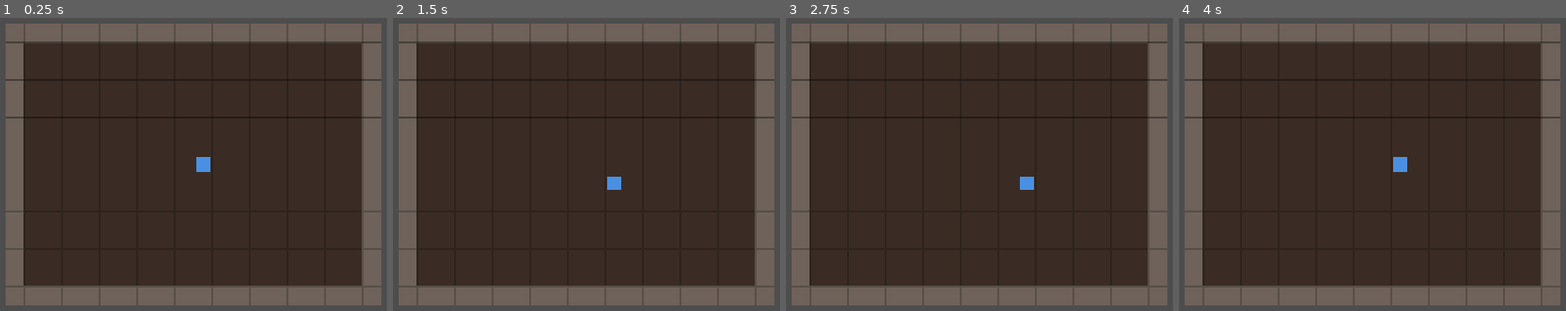
Above: before the commit, frames 1-4 (left to right).
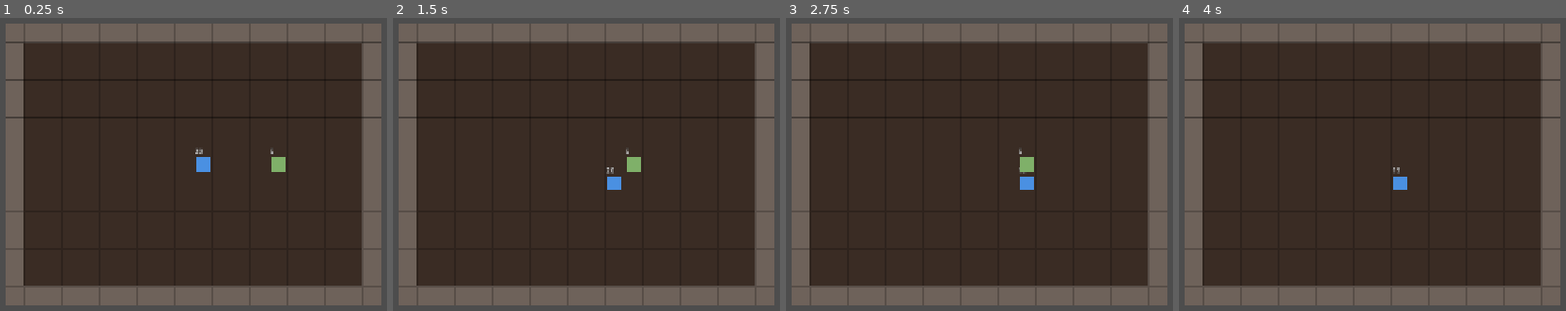
Above: after the commit, the same moments.

Repository: NicolasDeNigris91/Public_Roguelike
Game: Godot game, scene res://scenes/main.tscn
Two runs of this game, one before a commit and one after it. Both use one fixed random seed, a clock stepped at 60 frames per second and the inputs below.
Inputs:
- Up to frame 1 (0.25 s): no input
- Up to frame 2 (1.5 s): tap Enter at 0.5 s; hold Right 0.53-1.28 s; tap Space at 1.25 s; hold Down from 1.28 s (still down)
- Up to frame 3 (2.75 s): tap Enter at 2 s; release Down at 2.03 s; hold Right from 2.03 s (still down)
- Up to frame 4 (4 s): tap Space at 2.75 s; release Right at 2.78 s; hold Up 2.78-3.53 s; tap Enter at 3.5 s; hold Left from 3.53 s (still down)

The runs differ from the first frame. In frame 1, 0.2% of the frame differs, in the area x 50-74%, y 44-53%; in frame 2, 0.2%; in frame 3, 0.2%; in frame 4, 0.4%, in the area x 55-59%, y 47-59%.

Commit message:
feat: sprint 2 - turn-based combat
- combat.gd: damage formula + 10% crit x2
- turn_manager.gd: player-then-enemies turn queue, locks input
- enemy.gd + slime.gd: bump attack when adjacent, greedy pursuit in vision range
- actor.gd: take_damage/die + died signal + HP drawn via draw_string_outline
- player.gd: turn_active gate, bump-to-attack, custom die (keeps node alive)
- main.gd: spawns Slime at (14,7), wires TurnManager
- main.tscn: adds TurnManager node

Diff:
--- a/scenes/main.tscn
+++ b/scenes/main.tscn
@@ -1,11 +1,15 @@
-[gd_scene load_steps=4 format=3]
+[gd_scene load_steps=5 format=3]
 
 [ext_resource type="Script" path="res://scripts/main.gd" id="1_main"]
 [ext_resource type="Script" path="res://scripts/dungeon.gd" id="2_dungeon"]
 [ext_resource type="Script" path="res://scripts/player.gd" id="3_player"]
+[ext_resource type="Script" path="res://scripts/turn_manager.gd" id="4_tm"]
 
 [node name="Main" type="Node2D"]
 script = ExtResource("1_main")
+
+[node name="TurnManager" type="Node" parent="."]
+script = ExtResource("4_tm")
 
 [node name="World" type="Node2D" parent="."]
 position = Vector2(320, 120)
--- a/scripts/actor.gd
+++ b/scripts/actor.gd
@@ -1,5 +1,7 @@
 class_name Actor
 extends Node2D
+
+signal died
 
 var grid_position: Vector2i
 var hp: int = 10
@@ -15,14 +17,31 @@
 	grid_position = new_grid_pos
 	_sync_position()
 
+func take_damage(amount: int) -> void:
+	hp = maxi(0, hp - amount)
+	queue_redraw()
+	if hp <= 0:
+		die()
+
+func die() -> void:
+	died.emit()
+	queue_free()
+
+func take_turn() -> void:
+	pass
+
 func _sync_position() -> void:
 	position = Vector2(grid_position.x, grid_position.y) * Grid.TILE_SIZE
 	queue_redraw()
-
-func take_turn() -> void:
-	pass
 
 func _draw() -> void:
 	var margin := 4.0
 	var size := float(Grid.TILE_SIZE) - margin * 2.0
 	draw_rect(Rect2(margin, margin, size, size), color)
+
+	var font := ThemeDB.fallback_font
+	var font_size := 10
+	var text := str(hp)
+	var text_pos := Vector2(2, -2)
+	draw_string_outline(font, text_pos, text, HORIZONTAL_ALIGNMENT_LEFT, -1, font_size, 2, Color.BLACK)
+	draw_string(font, text_pos, text, HORIZONTAL_ALIGNMENT_LEFT, -1, font_size, Color.WHITE)
--- /dev/null
+++ b/scripts/combat.gd
@@ -0,0 +1,19 @@
+class_name Combat
+
+const CRIT_CHANCE: float = 0.1
+const CRIT_MULTIPLIER: int = 2
+
+static func calculate_damage(attacker: Actor, target: Actor) -> int:
+	var variance := randi_range(-1, 1)
+	var base := attacker.atk - target.def + variance
+	var dmg := maxi(1, base)
+	if randf() < CRIT_CHANCE:
+		dmg *= CRIT_MULTIPLIER
+	return dmg
+
+static func attack(attacker: Actor, target: Actor) -> void:
+	var dmg := calculate_damage(attacker, target)
+	target.take_damage(dmg)
+	print("%s attacks %s for %d (target HP: %d/%d)" % [
+		attacker.name, target.name, dmg, target.hp, target.max_hp
+	])
--- /dev/null
+++ b/scripts/enemy.gd
@@ -0,0 +1,18 @@
+class_name Enemy
+extends Actor
+
+var dungeon: Dungeon
+var turn_manager: TurnManager
+
+func _distance_to(target: Vector2i) -> int:
+	return absi(grid_position.x - target.x) + absi(grid_position.y - target.y)
+
+func _step_toward(target: Vector2i) -> Vector2i:
+	var dx := signi(target.x - grid_position.x)
+	var dy := signi(target.y - grid_position.y)
+	if absi(target.x - grid_position.x) >= absi(target.y - grid_position.y):
+		if dx != 0:
+			return grid_position + Vector2i(dx, 0)
+	if dy != 0:
+		return grid_position + Vector2i(0, dy)
+	return grid_position
--- a/scripts/main.gd
+++ b/scripts/main.gd
@@ -1,9 +1,28 @@
 extends Node2D
 
 @onready var dungeon: Dungeon = $World/Dungeon
+@onready var entity_layer: Node2D = $World/EntityLayer
 @onready var player: Player = $World/EntityLayer/Player
+@onready var turn_manager: TurnManager = $TurnManager
 
 func _ready() -> void:
 	player.dungeon = dungeon
+	player.turn_manager = turn_manager
 	player.move_to(Vector2i(10, 7))
-	print("Roguelike booted — Sprint 1 OK")
+	player.died.connect(_on_player_died)
+	turn_manager.register_player(player)
+
+	_spawn_slime(Vector2i(14, 7))
+
+	print("Roguelike booted — Sprint 2 OK")
+
+func _spawn_slime(at: Vector2i) -> void:
+	var slime := Slime.new()
+	entity_layer.add_child(slime)
+	slime.dungeon = dungeon
+	slime.turn_manager = turn_manager
+	slime.move_to(at)
+	turn_manager.register_enemy(slime)
+
+func _on_player_died() -> void:
+	print("You died")
--- a/scripts/player.gd
+++ b/scripts/player.gd
@@ -1,7 +1,11 @@
 class_name Player
 extends Actor
 
+signal turn_done
+
 var dungeon: Dungeon
+var turn_manager: TurnManager
+var turn_active: bool = true
 
 func _ready() -> void:
 	color = Color("#4a90e2")
@@ -12,6 +16,8 @@
 	super._ready()
 
 func _unhandled_input(event: InputEvent) -> void:
+	if not turn_active:
+		return
 	if not (event is InputEventKey) or not event.pressed or event.echo:
 		return
 
@@ -30,6 +36,24 @@
 
 	get_viewport().set_input_as_handled()
 
-	var target := grid_position + direction
-	if dungeon and dungeon.grid.is_walkable(target):
-		move_to(target)
+	var target_pos := grid_position + direction
+	var target_enemy := _enemy_at(target_pos)
+
+	if target_enemy != null:
+		Combat.attack(self, target_enemy)
+		turn_done.emit()
+	elif dungeon and dungeon.grid.is_walkable(target_pos):
+		move_to(target_pos)
+		turn_done.emit()
+
+func _enemy_at(pos: Vector2i) -> Enemy:
+	if turn_manager == null:
+		return null
+	for e in turn_manager.enemies:
+		if is_instance_valid(e) and e.grid_position == pos:
+			return e
+	return null
+
+func die() -> void:
+	died.emit()
+	turn_active = false
--- /dev/null
+++ b/scripts/slime.gd
@@ -0,0 +1,29 @@
+class_name Slime
+extends Enemy
+
+const VISION_RANGE: int = 8
+
+func _ready() -> void:
+	name = "Slime"
+	color = Color("#7fb069")
+	hp = 5
+	max_hp = 5
+	atk = 2
+	def = 0
+	super._ready()
+
+func take_turn() -> void:
+	if turn_manager == null or not is_instance_valid(turn_manager.player):
+		return
+
+	var player := turn_manager.player
+	var dist := _distance_to(player.grid_position)
+
+	if dist == 1:
+		Combat.attack(self, player)
+		return
+
+	if dist <= VISION_RANGE:
+		var next_pos := _step_toward(player.grid_position)
+		if next_pos != player.grid_position and dungeon.grid.is_walkable(next_pos):
+			move_to(next_pos)
--- /dev/null
+++ b/scripts/turn_manager.gd
@@ -0,0 +1,33 @@
+class_name TurnManager
+extends Node
+
+signal turn_changed(is_player_turn: bool)
+
+var player: Player
+var enemies: Array[Enemy] = []
+var is_player_turn: bool = true
+
+func register_player(p: Player) -> void:
+	player = p
+	p.turn_done.connect(_on_player_turn_done)
+
+func register_enemy(e: Enemy) -> void:
+	enemies.append(e)
+	e.died.connect(_on_enemy_died.bind(e))
+
+func _on_player_turn_done() -> void:
+	player.turn_active = false
+	is_player_turn = false
+	turn_changed.emit(false)
+
+	for enemy in enemies.duplicate():
+		if is_instance_valid(enemy):
+			enemy.take_turn()
+
+	is_player_turn = true
+	if is_instance_valid(player):
+		player.turn_active = true
+	turn_changed.emit(true)
+
+func _on_enemy_died(e: Enemy) -> void:
+	enemies.erase(e)
Not shown, added: scripts/combat.gd.uid
Not shown, added: scripts/enemy.gd.uid
Not shown, added: scripts/slime.gd.uid
Not shown, added: scripts/turn_manager.gd.uid
